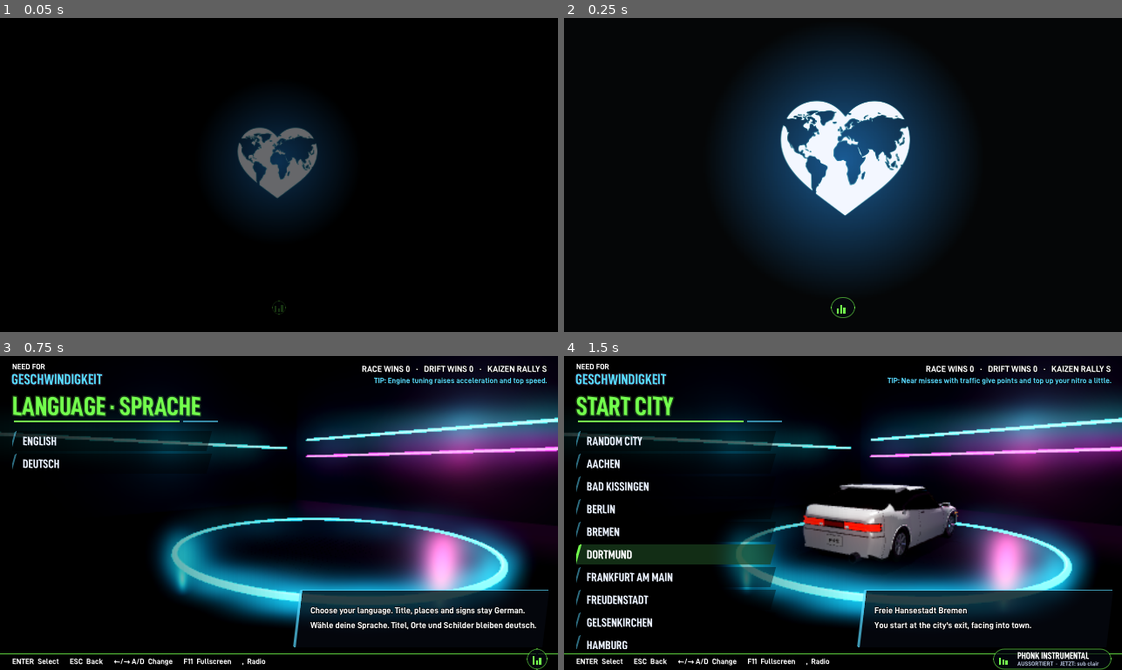
Above: before the commit, frames 1-4 (two rows, left to right).
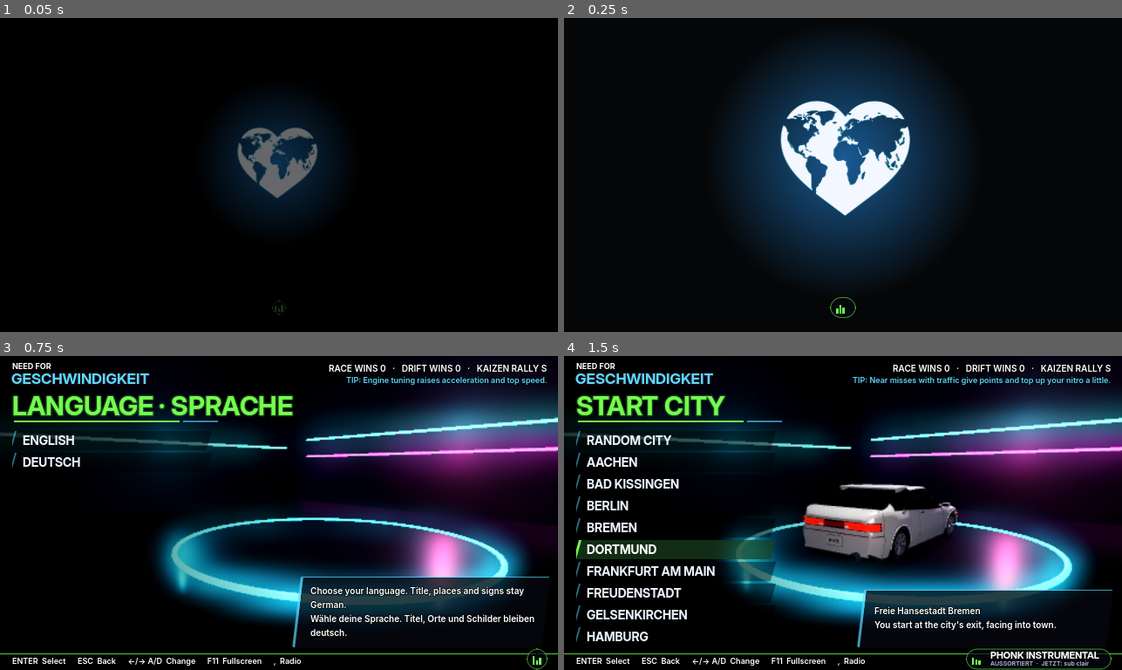
Above: after the commit, the same moments.

Repository: DesignStraub/underground-sprint
Game: Godot game, scene res://scenes/intro.tscn
Two runs of this game, one before a commit and one after it. Both use one fixed random seed, a clock stepped at 60 frames per second and the inputs below. Sound files missing from this copy of the repository are replaced by a short silence.
Inputs (mouse positions are in pixels of both pictures, inside the frame that each line leads up to):
- Up to frame 1 (0.05 s): no input
- Up to frame 2 (0.25 s): no input
- Up to frame 3 (0.75 s): tap Enter (ui_accept) at 0.5 s; move the mouse to (401, 497) at 0.52 s; hold D (steer_right) from 0.53 s (still down); hold / (ban_track) from 0.53 s (still down); click (401, 497) at 0.67 s
- Up to frame 4 (1.5 s): tap Enter (ui_accept) at 0.77, 1.07 s; release D (steer_right) at 1.25 s; release / (ban_track) at 1.25 s; drag from (731, 528) to (815, 575) at 1.27 s

Frame 1 is identical in both runs. In frame 2, less than 0.1% of the frame differs, in the area x 47-53%, y 88-96%; in frame 3, 9.7%; in frame 4, 11%, in the area x 2-99%, y 2-100%.

Commit message:
Schrift: Inter statt D-DIN in Menüs und Anzeigen, gerade und eng gesetzt (Schilder in der Welt bleiben DIN)
Co-Authored-By: Claude Opus 5.5 <noreply@anthropic.com>

Diff:
--- a/scripts/garage.gd
+++ b/scripts/garage.gd
@@ -564,7 +564,7 @@
 	_focus_first()
 
 
-const CREDITS_TEXT := "Motorklänge aus echten Aufnahmen (Wik …(426 unchanged characters)… onas Platin (mit Genehmigung). Schrift: Rajdhani (Indian Type Foundry, OFL), D-DIN (Datto, OFL). Karten © OpenStreetMap-Mitwirkende."
+const CREDITS_TEXT := "Motorklänge aus echten Aufnahmen (Wik …(426 unchanged characters)… onas Platin (mit Genehmigung). Schrift: Inter (Rasmus Andersson, OFL), D-DIN (Datto, OFL). Karten © OpenStreetMap-Mitwirkende."
 
 ## Erklärung je Einstellung (unten im Infofeld)
 const SETTING_HINTS := {
--- a/scripts/i18n.gd
+++ b/scripts/i18n.gd
@@ -250,8 +250,8 @@
 	"LÄDT": "LOADING", "Fertig": "Done", "Zurück": "Back",
 	"PFEILE  Farbe wählen      ENTER  Einbauen      ESC  Zurück      F11  Vollbild": "ARROWS  Pick colour      ENTER  Install      ESC  Back      F11  Fullscreen",
 	"Quellen & Lizenzen": "Sources & licences",
-	"Motorklänge aus echten Aufnahmen (Wikimedia Commons, CC BY …(405 unchanged characters)… onas Platin (mit Genehmigung). Schrift: Rajdhani (Indian Type Foundry, OFL), D-DIN (Datto, OFL). Karten © OpenStreetMap-Mitwirkende.":
-		"Engine sounds from real recordings (Wikimedia Commons, CC …(402 unchanged characters)… x Jonas Platin (with permission). Font: Rajdhani (Indian Type Foundry, OFL), D-DIN (Datto, OFL). Maps © OpenStreetMap contributors.",
+	"Motorklänge aus echten Aufnahmen (Wikimedia Commons, CC BY …(405 unchanged characters)… onas Platin (mit Genehmigung). Schrift: Inter (Rasmus Andersson, OFL), D-DIN (Datto, OFL). Karten © OpenStreetMap-Mitwirkende.":
+		"Engine sounds from real recordings (Wikimedia Commons, CC …(402 unchanged characters)… x Jonas Platin (with permission). Font: Inter (Rasmus Andersson, OFL), D-DIN (Datto, OFL). Maps © OpenStreetMap contributors.",
 	"Lack, Felgen, Spoiler …": "Paint, rims, spoiler …", "Motor, Turbo, Nitro …": "Engine, turbo, nitro …",
 	"←/→  Auswählen      ENTER  Einbauen/Öffnen      ESC  Zurück      F11  Vollbild": "←/→  Select      ENTER  Install/Open      ESC  Back      F11  Fullscreen", "DEIN AUTO": "YOUR CAR", "KLASSE %s": "CLASS %s",
 	"Nitro brennt nach dem Zünden ein kurzes Stück und braucht danach einen Moment, bis es wieder zündet.": "Once lit, nitro burns for a short moment and needs a second before it fires again.",
--- a/scripts/tacho.gd
+++ b/scripts/tacho.gd
@@ -188,7 +188,7 @@
 		l.draw_line(c + d * (R - BAND - 3.0), c + d * (R - BAND - 7.0), tick_col, 1.5, true)
 		l.draw_string(_wide, c + d * (R - BAND - 14.0) + Vector2(-8, 4.5), str(i), HORIZONTAL_ALIGNMENT_CENTER, 16, 12, tick_col)
 	if not drag:
-		l.draw_string(_cond, c + Vector2(-30, -24), tr("x1000 U/min").to_upper(), HORIZONTAL_ALIGNMENT_CENTER, 60, 7, Color(0.6, 0.7, 0.85))
+		l.draw_string(_cond, c + Vector2(-30, -26), tr("x1000 U/min").to_upper(), HORIZONTAL_ALIGNMENT_CENTER, 60, 6, Color(0.6, 0.7, 0.85))
 	# Tempofeld (schräg) und Beschriftungen
 	var box := PackedVector2Array([c + Vector2(-27, 24), c + Vector2(33, 24), c + Vector2(28, 46), c + Vector2(-32, 46)])
 	l.draw_colored_polygon(box, Color(0.0, 0.0, 0.0, 0.75))
--- a/scripts/ui_style.gd
+++ b/scripts/ui_style.gd
@@ -15,9 +15,10 @@
 static var _fonts := {}
 
 
-## Schräggestellte Schrift (leicht kursiv wie die NFS-Menüs). kind: cond, bold, wide. Seit 2.29 D-DIN (datto, OFL):
-## die DIN der deutschen Straßenschilder, kühl und eng laufend; cond = D-DIN Condensed Bold, bold/wide = D-DIN Bold.
-## Davor Rajdhani (Indian Type
+## Schrift der Menüs und Anzeigen. kind: cond (Überschriften, Knöpfe, große Zahlen), bold (Text), wide (kleine
+## Titel, Zahlen). Seit 2.30 Inter (Rasmus Andersson, OFL): schlicht und technisch, gerade, eng gesetzt;
+## cond = Inter Display Bold, wide = Inter Bold, bold = Inter SemiBold. slant wird bei Inter ignoriert.
+## 2.29 D-DIN (leicht schräg), davor Rajdhani (Indian Type
 ## Foundry, OFL): technisch und schmal wie die alte Saira Condensed (die wirkte rundlich und verspielt), die Menüs passen
 ## ohne Umbruch. cond und wide = Bold (Überschriften, Knöpfe, große Zahlen; wide mit etwas mehr Abstand), bold =
 ## SemiBold (Text). Zum Vergleich: --uifont=chakra (Chakra Petch, kantiger, breiter) oder --uifont=saira.
@@ -26,11 +27,17 @@
 	if _fonts.has(key):
 		return _fonts[key]
 	var base: Font
-	var fam := "din"
+	var fam := "inter"
 	for a in OS.get_cmdline_user_args():
 		if a.begins_with("--uifont="):  # Test: Schrift vergleichen (rajdhani, chakra, saira)
 			fam = a.substr(9)
 	match fam + "/" + kind:
+		"inter/cond":
+			base = load("res://assets/fonts/inter/InterDisplay-Bold.ttf")
+		"inter/wide":
+			base = load("res://assets/fonts/inter/Inter-Bold.ttf")
+		"inter/bold":
+			base = load("res://assets/fonts/inter/Inter-SemiBold.ttf")
 		"din/cond":
 			base = load("res://assets/fonts/D-DINCondensed-Bold.otf")
 		"din/bold", "din/wide":
@@ -51,12 +58,13 @@
 			base = load("res://assets/fonts/saira/SairaCondensed-ExtraBold.ttf")
 	var fv := FontVariation.new()
 	fv.base_font = base
-	# Pfeile, Mittelpunkt & Co. fehlen in D-DIN: aus Rajdhani nachladen
-	fv.fallbacks = [load("res://assets/fonts/rajdhani/Rajdhani-SemiBold.ttf")]
-	if fam != "din" and kind == "wide":
+	if fam == "din":
+		# Pfeile, Mittelpunkt & Co. fehlen in D-DIN: aus Rajdhani nachladen
+		fv.fallbacks = [load("res://assets/fonts/rajdhani/Rajdhani-SemiBold.ttf")]
+	if fam != "din" and fam != "inter" and kind == "wide":
 		fv.spacing_glyph = 2
-	# DIN nur leicht schräg: kühler, weniger Spielzeug-Look
-	var sl := slant * (0.55 if fam == "din" else 1.0)
+	# Inter steht gerade (seit 2.30), DIN nur leicht schräg, die alten Schriften kursiv wie in NFS
+	var sl := slant * (0.55 if fam == "din" else (0.0 if fam == "inter" else 1.0))
 	fv.variation_transform = Transform2D(Vector2(1.0, 0.0), Vector2(-sl, 1.0), Vector2.ZERO)
 	_fonts[key] = fv
 	return fv
@@ -96,6 +104,7 @@
 	if _theme:
 		return _theme
 	var t := Theme.new()
+	t.default_font = font("bold")
 	t.set_font("font", "Button", font("cond", 0.2))
 	t.set_font_size("font_size", "Button", 14)
 	t.set_stylebox("normal", "Button", _box(Color(0.0, 0.0, 0.0, 0.42), Color(CYAN.r, CYAN.g, CYAN.b, 0.5), 2))
Binary file added: assets/fonts/inter/Inter-Bold.ttf
Not shown, added: assets/fonts/inter/Inter-Bold.ttf.import
Binary file added: assets/fonts/inter/Inter-SemiBold.ttf
Not shown, added: assets/fonts/inter/Inter-SemiBold.ttf.import
Binary file added: assets/fonts/inter/InterDisplay-Bold.ttf
Not shown, added: assets/fonts/inter/InterDisplay-Bold.ttf.import
Not shown, added: assets/fonts/inter/LICENSE.txt
Not shown, changed: CREDITS.md
